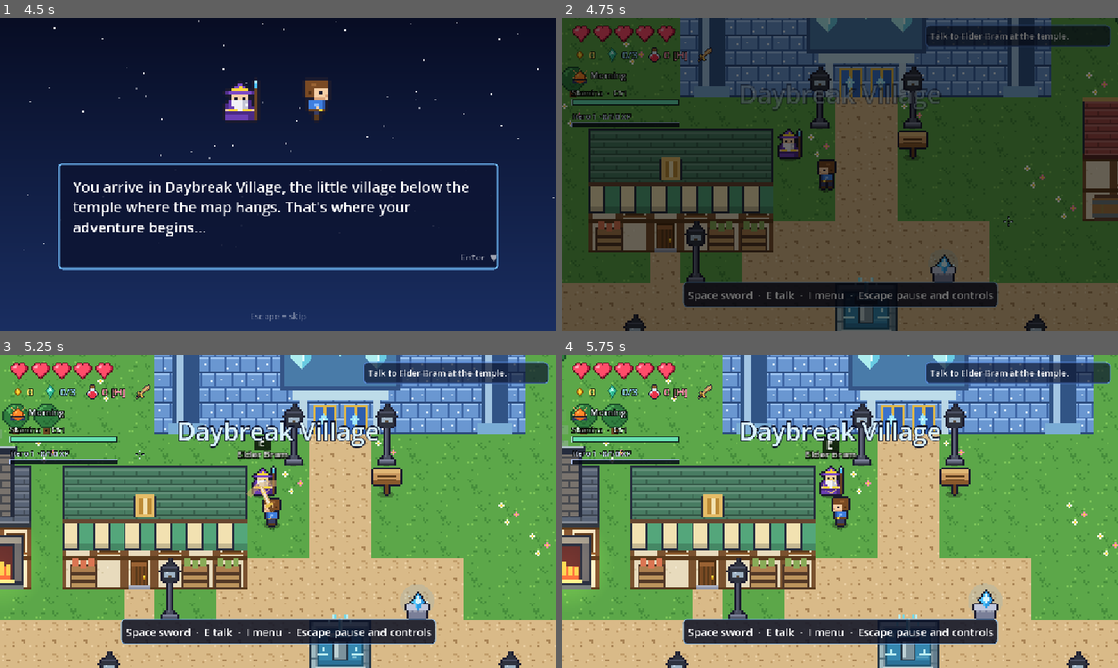
Above: before the commit, frames 1-4 (two rows, left to right).
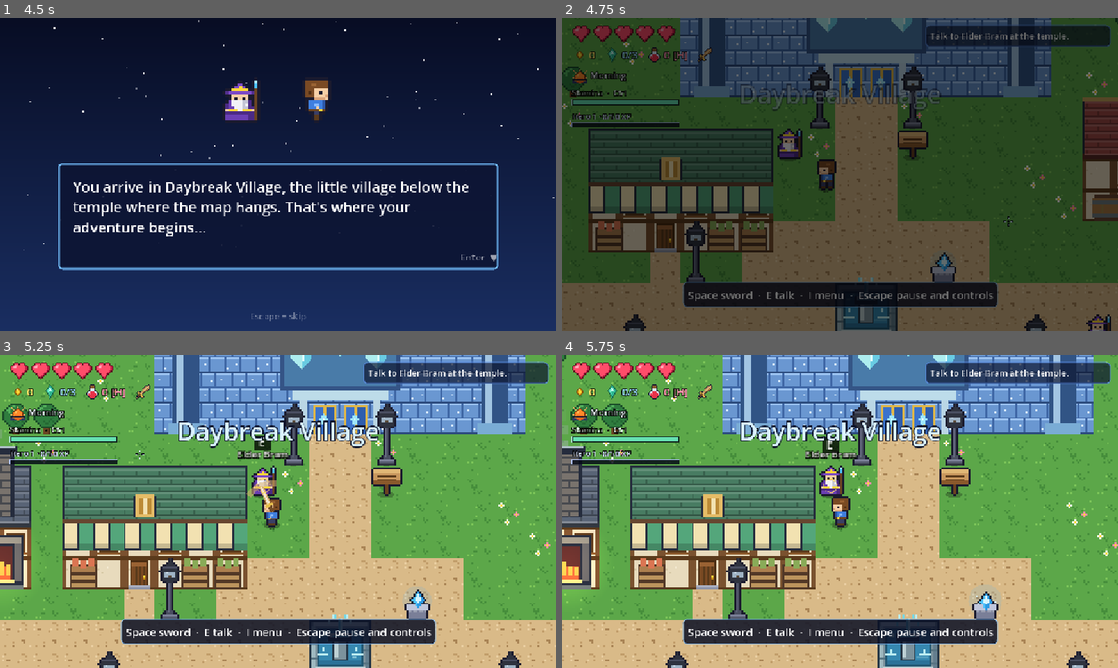
Above: after the commit, the same moments.

Repository: sjorswakka-sketch/bluemap
Game: Godot game, scene res://scenes/title.tscn
Two runs of this game, one before a commit and one after it. Both use one fixed random seed, a clock stepped at 60 frames per second and the inputs below.
Inputs (mouse positions are in pixels of both pictures, inside the frame that each line leads up to):
- Up to frame 1 (4.5 s): click "New Game" at 0.5 s; tap Enter (ui_accept) at 1.25, 1.52 s; move the mouse to (400, 158) at 1.27 s; hold D (move_right) 1.28-2 s; hold Space (attack) 1.28-2 s; click (400, 158) at 1.42 s; drag from (166, 190) to (250, 237) at 2.02 s; move the mouse to (333, 105) at 2.77 s; hold D (move_right) 2.78-3.5 s; hold C (crafting) 2.78-3.5 s; drag from (250, 237) to (111, 127) at 3.52 s; move the mouse to (444, 221) at 4.27 s; hold A (move_left) from 4.28 s (still down); hold E (interact) from 4.28 s (still down)
- Up to frame 2 (4.75 s): keep holding A (move_left); keep holding E (interact); tap Enter (ui_accept) at 4.52 s
- Up to frame 3 (5.25 s): release A (move_left) at 5 s; release E (interact) at 5 s; drag from (111, 464) to (194, 433) at 5.02 s
- Up to frame 4 (5.75 s): no input

Frame 1 is identical in both runs. In frame 2, 0.2% of the frame differs, in the area x 67-99%, y 74-100%; in frame 3, less than 0.1%; in frame 4, less than 0.1%.

Commit message:
Portaal naar Dauwbos in Fluisterbos + NPC's in dorp

Diff:
--- a/scripts/maps/forest.gd
+++ b/scripts/maps/forest.gd
@@ -47,7 +47,7 @@
 		"########################~~##################oooooooo##",
 		"########################~~############################",
 	],
-	"spawns": {"start": [4, 17], "from_village": [4, 17], "from_ruins": [49, 16], "from_cave": [48, 32], "altar": [6, 16]},
+	"spawns": {"start": [4, 17], "from_village": [4, 17], "from_ruins": [49, 16], "from_cave": [48, 32], "altar": [6, 16], "from_dauwbos": [10, 10]},
 	"objects": [
 		{"type": "portal", "pos": [1, 17], "to": "village", "spawn": "from_forest", "size": [1, 2]},
 		{"type": "savepoint", "pos": [6, 15]},
@@ -111,5 +111,8 @@
 		{"type": "enemy", "pos": [12, 28], "kind": "slime_spitter"},
 		{"type": "enemy", "pos": [35, 16], "kind": "slime_spitter"},
 		{"type": "enemy", "pos": [42, 26], "kind": "slime_spitter"},
+		# Portaal naar het nieuwe Dauwbos (polish)
+		{"type": "portal", "pos": [8, 10], "to": "dauwbos", "spawn": "from_forest", "size": [1, 2]},
+		{"type": "sign", "pos": [7, 12], "lines": ["Noordelijk pad: Dauwbos", "Mistig en stil. Mira bewaakt de dauw."]},
 	],
 }
--- a/scripts/maps/village.gd
+++ b/scripts/maps/village.gd
@@ -48,6 +48,10 @@
 		{"type": "npc", "pos": [13, 15], "id": "anja"},
 		{"type": "npc", "pos": [22, 24], "id": "joost"},
 		{"type": "npc", "pos": [34, 11], "id": "hein"},
+		{"type": "npc", "pos": [16, 20], "id": "lotte"}, # polish: Lotte
+		{"type": "npc", "pos": [11, 18], "id": "kasper"}, # polish: Kasper
+		{"type": "npc", "pos": [20, 16], "id": "elke"}, # polish: Elke
+		{"type": "npc", "pos": [27, 14], "id": "willem"}, # polish: Willem
 		{"type": "savepoint", "pos": [22, 12]},
 		{"type": "wereld_lantaarn", "pos": [18, 7]},
 		{"type": "wereld_lantaarn", "pos": [21, 7]},
